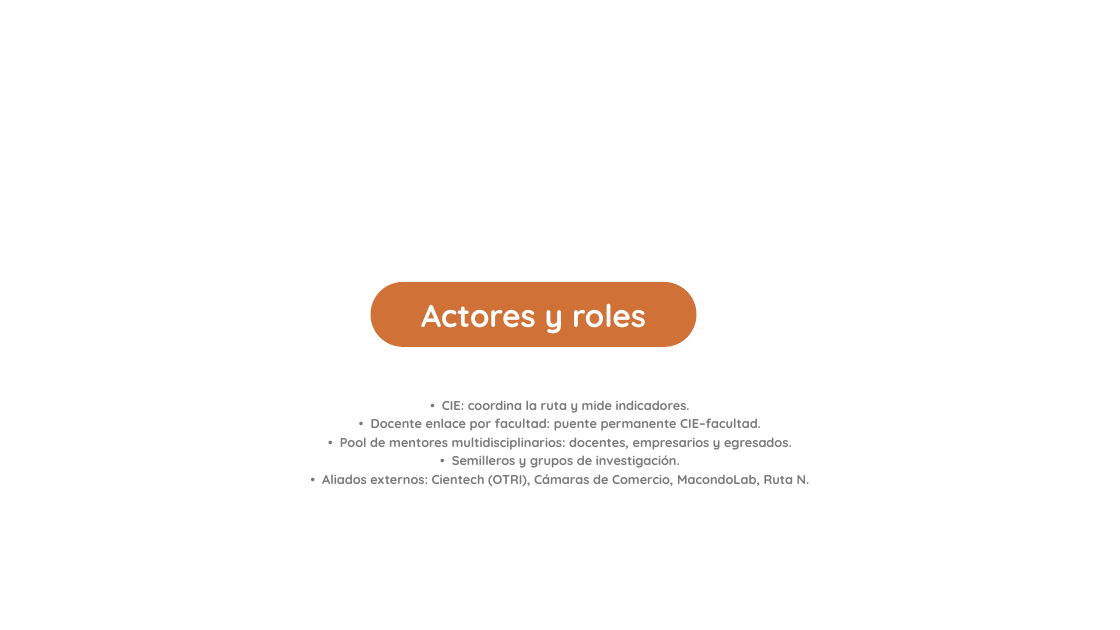
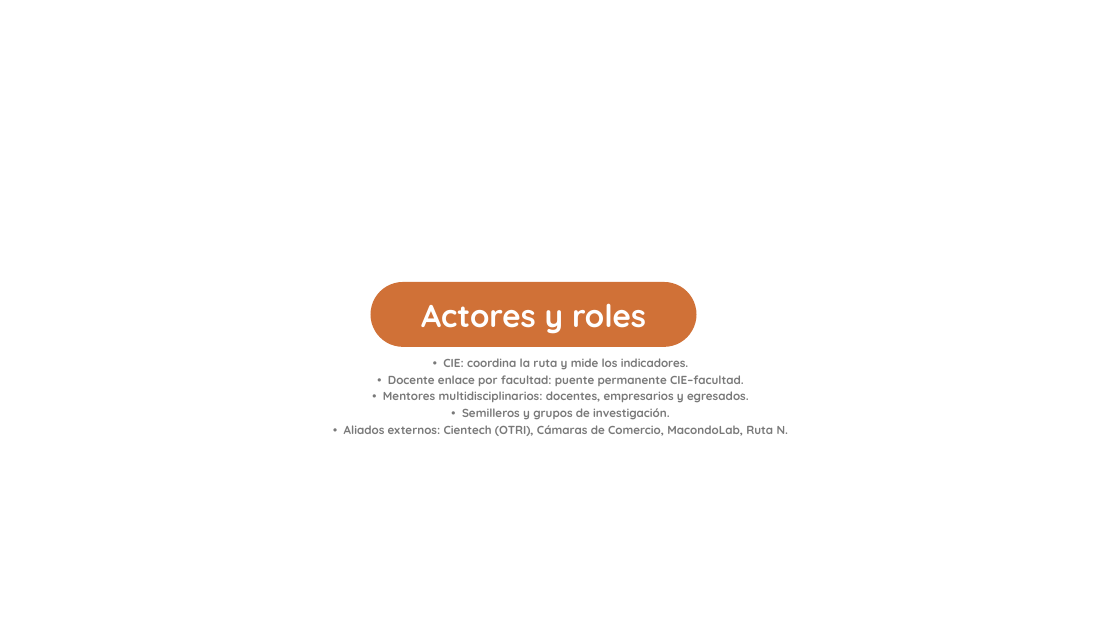
Before and after one commit to ronaldojavier100-oss/case, a slide deck: slide 6 of Ruta-Emprendimiento-CIE.pptx (slide 5 before the commit). Drawn at 1120x630 pixels with LibreOffice and Linux fonts; fonts in the diff are those of the drawing; background and template pictures are left out. Boxes give left, top, right and bottom in pixels: in the first picture for what was removed or moved away, otherwise in the second. Text is boxed around its words. In the diff, an @@ line names an element or a change of style, - is before the commit and + after.

```diff
--- a/Ruta-Emprendimiento-CIE.pptx
+++ b/Ruta-Emprendimiento-CIE.pptx
@@ text "• CIE: coordina la ruta ...": place and size @@
-text "• CIE: coordina la ruta ..." at bbox=[322, 400, 810, 486]
+text "• CIE: coordina la ruta ..." at bbox=[344, 358, 788, 436]
@@ text at bbox=[443, 358, 689, 370]: text changed; size 22 to 20 pt @@
-• CIE: coordina la ruta y mide indicadores.
+• CIE: coordina la ruta y mide los indicadores.
@@ text at bbox=[344, 375, 788, 436]: size 22 to 20 pt in "• Docente enlace por facultad: puente permanente ...", "• Semilleros y grupos de investigación.", "• Aliados externos: Cientech (OTRI), Cámaras de ..." @@
@@ text at bbox=[383, 391, 749, 403]: text changed; size 22 to 20 pt @@
-• Pool de mentores multidisciplinarios: docentes, empresarios y egresados.
+• Mentores multidisciplinarios: docentes, empresarios y egresados.
```
Also in this commit, not shown: 13 other slides changed, 1 slide added.
